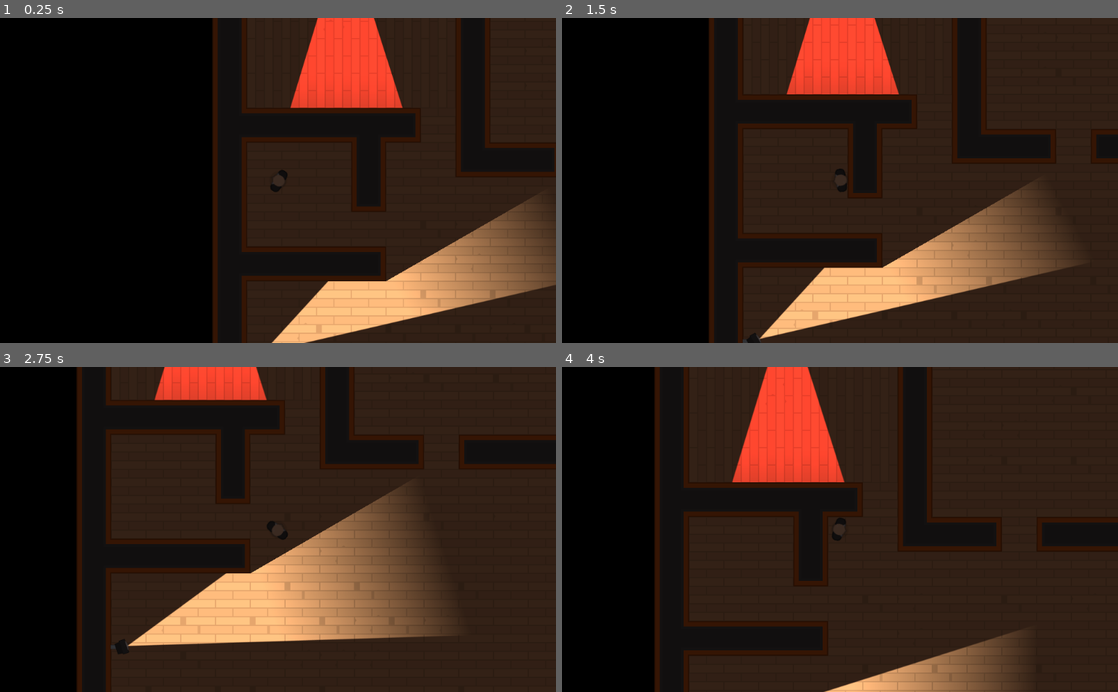
Above: before the commit, frames 1-4 (two rows, left to right).
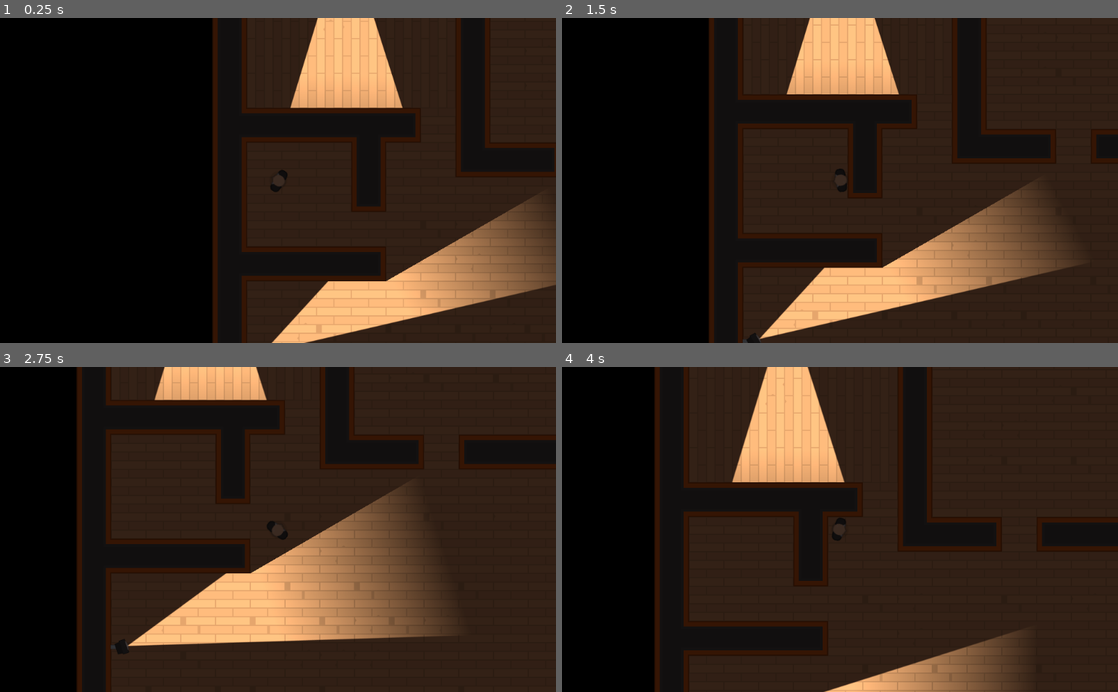
Above: after the commit, the same moments.

Repository: ColinJWright/HeistMeisters
Game: Godot game, scene res://Levels/Level1.tscn
Same seed, same stepped clock (60 frames per second), same inputs: the game is played once before the commit and once after it.
Inputs (mouse positions are in pixels of both pictures, inside the frame that each line leads up to):
- Up to frame 1 (0.25 s): no input
- Up to frame 2 (1.5 s): tap Enter at 0.5 s; move the mouse to (962, 164) at 0.52 s; hold D (move_right) 0.53-1.28 s; click (962, 164) at 0.6 s; move the mouse to (728, 196) at 1.27 s; hold S (move_down) from 1.28 s (still down); click (728, 196) at 1.35 s
- Up to frame 3 (2.75 s): move the mouse to (333, 458) at 2.02 s; release S (move_down) at 2.03 s; hold D (move_right) from 2.03 s (still down); click (333, 458) at 2.1 s
- Up to frame 4 (4 s): move the mouse to (812, 594) at 2.77 s; release D (move_right) at 2.78 s; hold W (move_up) 2.78-3.53 s; click (812, 594) at 2.85 s; move the mouse to (1006, 578) at 3.52 s; hold A (move_left) from 3.53 s (still down); click (1006, 578) at 3.6 s

The runs differ from the first frame. In frame 1, 4.2% of the frame differs, in the area x 52-73%, y 0-28%; in frame 2, 3.8%; in frame 3, 1.9%; in frame 4, 4.9%, in the area x 30-51%, y 0-36%.

Commit message:
Added a Navigation2D node to the Template Level in preparation for the Navigation in Lessons 52 & 53. Also added the Collision mask to the Guard so that the detection from a previous commit now works correctly.

Diff:
--- a/Levels/Level1.tscn
+++ b/Levels/Level1.tscn
@@ -22,3 +22,5 @@
 [node name="Guard" parent="Guards" index="0" instance=ExtResource( 3 )]
 position = Vector2( 310, -278 )
 rotation = 1.5708
+collision_layer = 4
+collision_mask = 2147483651
--- a/Levels/TemplateLevel.tscn
+++ b/Levels/TemplateLevel.tscn
@@ -25,3 +25,5 @@
 [node name="SecurityCameras" type="Node" parent="."]
 
 [node name="Guards" type="Node" parent="."]
+
+[node name="Navigation2D" type="Navigation2D" parent="."]
